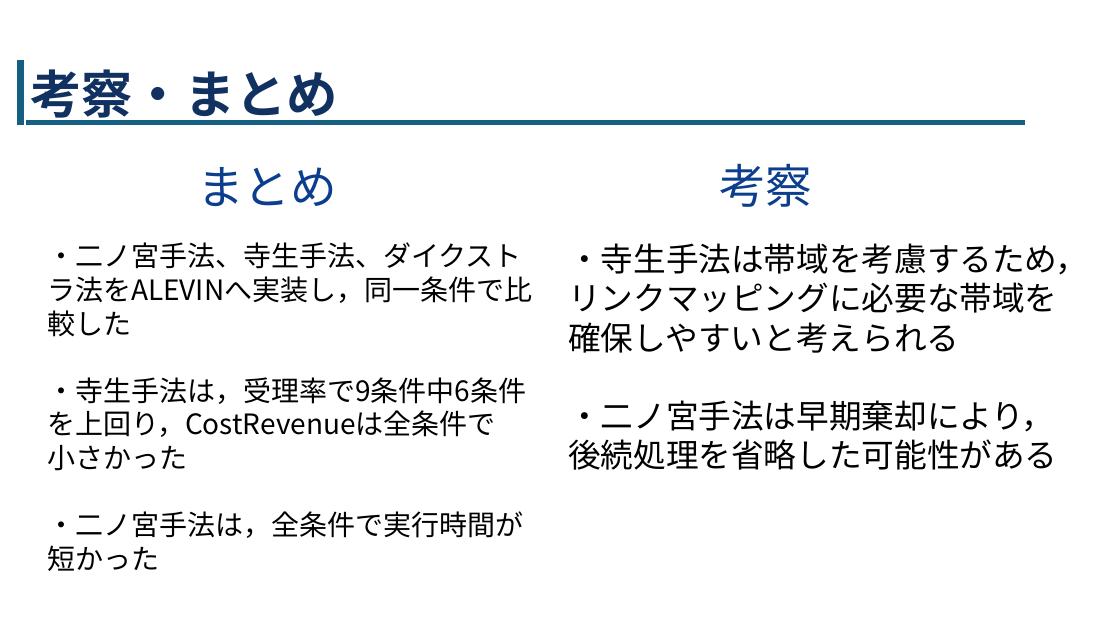
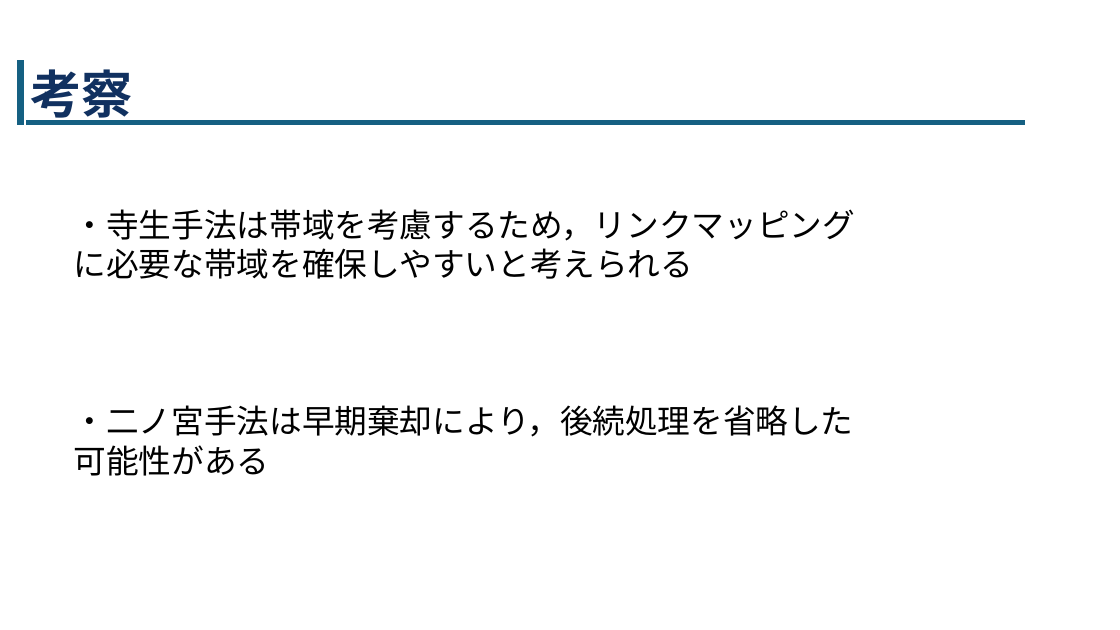
Before and after one commit to tanakalab/15-NFV-and-virtual-networking, a slide deck: slide 9 of 0次案/卒研発表_nomovie.pptx. Drawn at 1120x630 pixels with LibreOffice and Linux fonts; fonts in the diff are those of the drawing. Boxes give left, top, right and bottom in pixels: in the first picture for what was removed or moved away, otherwise in the second. Text is boxed around its words. In the diff, an @@ line names an element or a change of style, - is before the commit and + after.

```diff
--- a/0次案/卒研発表_nomovie.pptx
+++ b/0次案/卒研発表_nomovie.pptx
@@ title at (30, 69, 133, 125): text changed @@
-考察・まとめ
+考察
@@ text removed at (197, 167, 337, 206) @@
-まとめ
@@ text removed at (719, 163, 812, 207) @@
-考察
@@ text "・寺生手法は帯域を考慮するため，リンクマッピングに必要な帯域を確保しやすいと考えられる" rewrapped from (568, 243, 1088, 470) to (74, 209, 855, 476) @@
@@ text removed at (47, 242, 532, 571) @@
-・二ノ宮手法、寺生手法、ダイクストラ法をALEVINへ実装し，同一条件で比較した
-・寺生手法は，受理率で9条件中6条件を上回り，CostRevenueは全条件で
-小さかった
-・二ノ宮手法は，全条件で実行時間が短かった
```
Also in this commit, not shown: 1 other slide changed.
